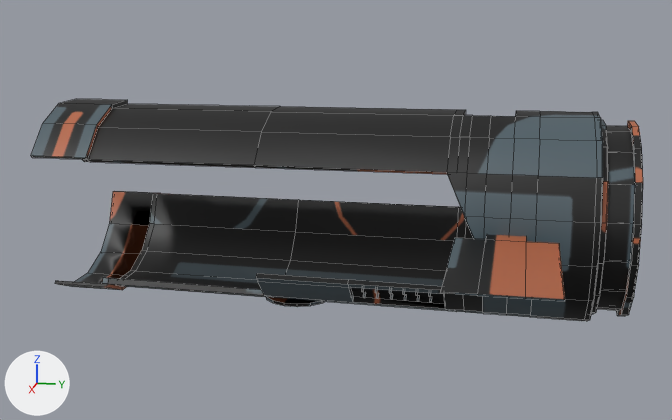
Before and after pictures for a commit that changed the FBX model 3d-models/ЗУР-РО_Р/ЗУР-РО_Р.fbx.
Both versions are drawn from a camera (50 mm lens) standing at (2.655, 0.673, 0.649) and looking at (0.003, 0.143, -0.013). Every picture has the same lights, and +X, +Y and +Z are marked at lower left. Mesh edges are drawn as thin lines. Where no turn or scale is listed for an object, it has been applied to the vertices.
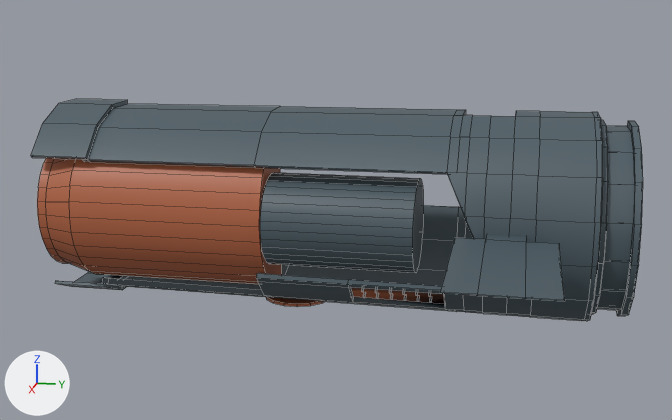
The newer file is also turned or shifted as a whole; pictures and numbers use the older file's frame.

The change, as a list of edits to the scene's bpy script:
```text
Change me_circle_019:
    used by ob_circle_022; location = (0.0, 0.0, 0.0)
    remove me_circle_019.from_pydata(...)  # 770 vertices, 749 faces; spans x -0.74..0.74, y -0.7..0.98, z -0.29..0.29
    add me_circle_019.from_pydata(...)  # 904 vertices, 837 faces; spans x -0.74..0.74, y -0.7..0.98, z -0.29..0.29
    me_circle_019 part 1: a new loose piece, a 32-sided cylinder along y spanning x 0.03..0.29, y -0.01..0.41, z -0.14..0.12, in mat_зур_ро_р (picture img_зур_ро_р_t_png)
    me_circle_019 part 2: a new loose piece of 70 vertices spanning x 0.04..0.27, y -0.68..-0.02, z -0.24..0.23, in mat_зур_ро_р (picture img_зур_ро_р_t_png)
    me_circle_019 part 3: 749 kept faces spanning x -0.74..0.74, y -0.7..0.98, z -0.29..0.29 get new texture (UV) coordinates
```

Boxes [x1, y1, x2, y2] around the edits, measured in the pictures (672 x 420 px):
part 1 of me_circle_019, added: after [260, 172, 423, 273]
part 2 of me_circle_019, added (brown): after [37, 158, 282, 285]
part 3 of me_circle_019, surface changed: [40, 99, 643, 321] in both
